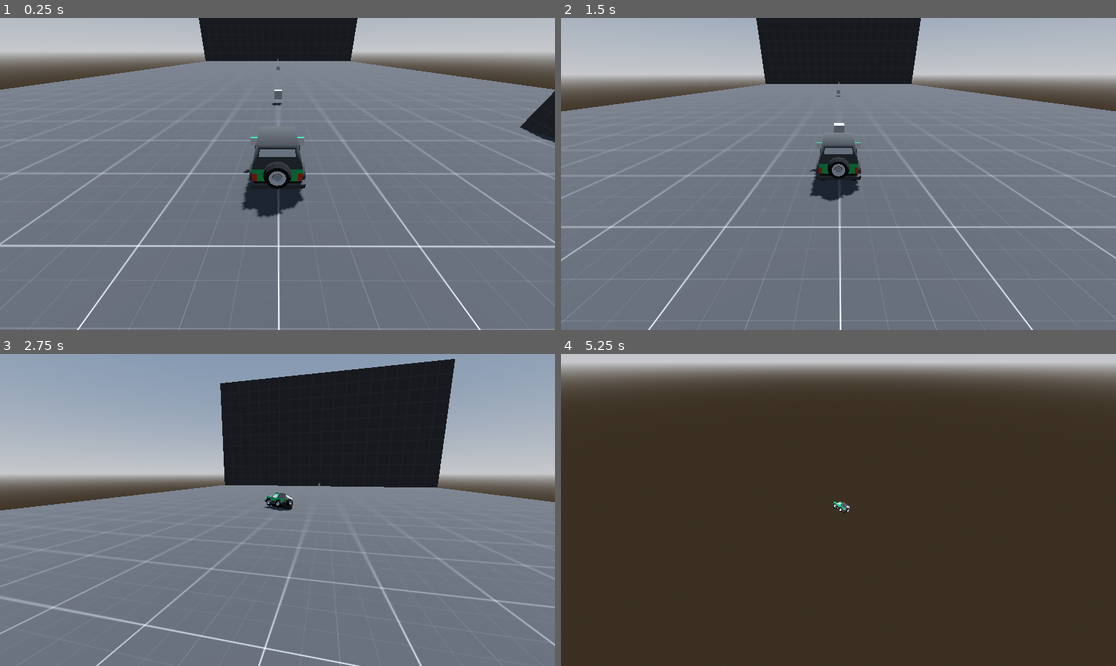
Above: before the commit, frames 1-4 (two rows, left to right).
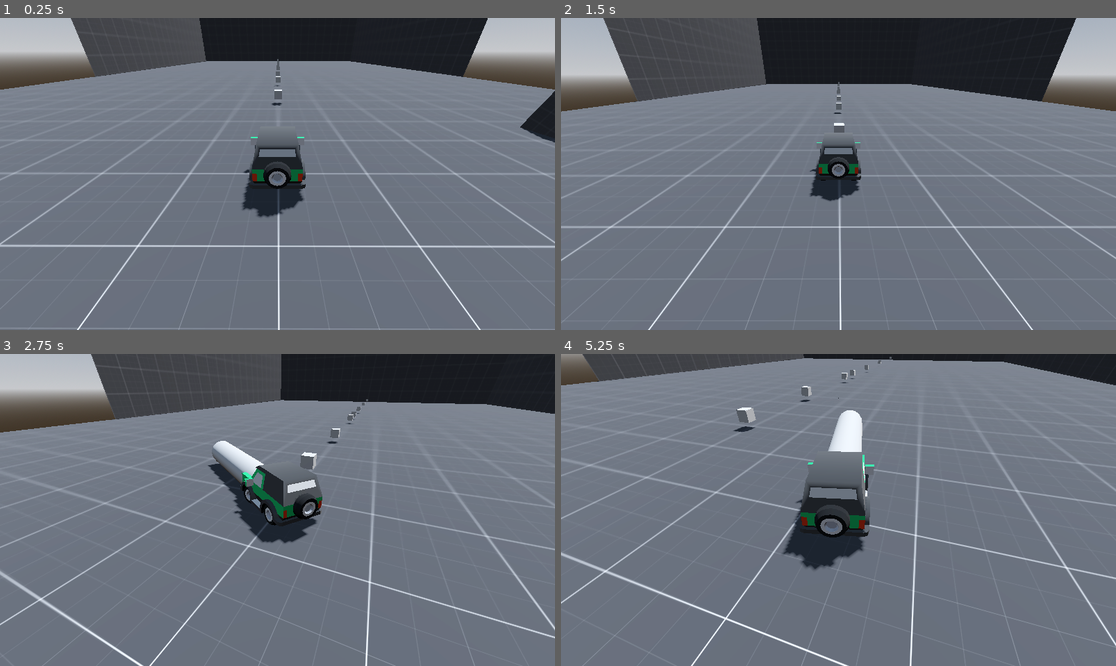
Above: after the commit, the same moments.

Repository: RedoxxGopk1ns/cart
Game: Godot game, scene res://tracks/test_scene.tscn
Same seed, same stepped clock (60 frames per second), same inputs: the game is played once before the commit and once after it.
Inputs:
- Up to frame 1 (0.25 s): no input
- Up to frame 2 (1.5 s): tap Enter at 0.5 s; hold Space (use_item) 0.53-1.28 s; hold W (accelerate) from 0.53 s (still down); tap Space (use_item) at 1.35 s
- Up to frame 3 (2.75 s): release W (accelerate) at 2.03 s; hold A (steer_left) from 2.03 s (still down); hold Space (use_item) from 2.03 s (still down)
- Up to frame 4 (5.25 s): release Space (use_item) at 2.78 s; tap Space (use_item) at 2.85, 4.35 s; release A (steer_left) at 3.53 s; hold S (brake) 3.53-4.28 s; hold Space (use_item) 3.53-4.28 s; tap B (debug_button, bound only after the commit) at 4.15 s; hold D (steer_right) 4.28-5.03 s; hold W (accelerate) from 5.03 s (still down); hold Space (use_item) from 5.03 s (still down)

The runs differ from the first frame. In frame 1, 7.1% of the frame differs, in the area x 12-88%, y 0-23%; in frame 2, 12%; in frame 3, 46%; in frame 4, 99%, in the area x 0-100%, y 0-100%.

Commit message:
v0.1

Diff:
--- a/car/car.gd
+++ b/car/car.gd
@@ -9,13 +9,14 @@
 
 var speed_input = 0
 var turn_input = 0
+var clamp_speed : float = 60
 
 @onready var car_mesh = $CarMesh
 @onready var body_mesh = $CarMesh/suv2
-@onready var ground_ray = $CarMesh/RayCast3D
+@onready var ground_ray = $"CarMesh/Ground Ray"
 @onready var right_wheel = $CarMesh/suv2/wheel_frontRight
 @onready var left_wheel = $CarMesh/suv2/wheel_frontLeft
-@onready var itemManager = $ItemManager
+@onready var itemManager = $CarMesh/ItemManager
 
 func _physics_process(delta):
 	car_mesh.position = position + sphere_offset
@@ -24,6 +25,10 @@
 
 	if ground_ray.is_colliding() :
 		apply_central_force(-car_mesh.global_transform.basis.z * speed_input)
+
+		#linear_velocity.limit_length(1)
+		#print(linear_velocity)
+
 
 func _process(delta):
 	if not ground_ray.is_colliding():
--- a/car/car.tscn
+++ b/car/car.tscn
@@ -307,11 +307,6 @@
 angular_damp = 10.0
 script = ExtResource("1_0cfhi")
 
-[node name="ItemManager" parent="." node_paths=PackedStringArray("player", "car", "ray") instance=ExtResource("2_5idd1")]
-player = NodePath("..")
-car = NodePath("../CarMesh")
-ray = NodePath("../CarMesh/RayCast3D")
-
 [node name="CollisionShape3D" type="CollisionShape3D" parent="."]
 shape = SubResource("SphereShape3D_ywja5")
 
@@ -322,6 +317,11 @@
 [node name="CarMesh" type="Node3D" parent="."]
 top_level = true
 
+[node name="ItemManager" parent="CarMesh" node_paths=PackedStringArray("player", "car", "groundRay") instance=ExtResource("2_5idd1")]
+player = NodePath("../..")
+car = NodePath("..")
+groundRay = NodePath("../Ground Ray")
+
 [node name="suv2" type="Node3D" parent="CarMesh"]
 
 [node name="body" type="MeshInstance3D" parent="CarMesh/suv2"]
@@ -354,5 +354,5 @@
 mesh = SubResource("ArrayMesh_hdr0s")
 skeleton = NodePath("")
 
-[node name="RayCast3D" type="RayCast3D" parent="CarMesh"]
+[node name="Ground Ray" type="RayCast3D" parent="CarMesh"]
 transform = Transform3D(1, 0, 0, 0, 1, 0, 0, 0, 1, 2.08165e-12, 0.5, 2.08165e-12)
--- a/items/boost/itemboost.gd
+++ b/items/boost/itemboost.gd
@@ -7,11 +7,11 @@
 func use(itemManager : ItemManager):
 	var player = itemManager.player
 	var car = itemManager.car
-	if itemManager.ray.is_colliding():
+	if itemManager.groundRay.is_colliding():
 		player.apply_central_force(-car.global_transform.basis.z * speed_percent * player.acceleration)
-	itemManager.activeItem = self
+	itemManager.activeItem.append(self)
 	await itemManager.get_tree().create_timer(1.5).timeout
-	itemManager.removeActiveItem()
+	itemManager.removeActiveItem(self)
 	return
 
 func update(itemManager : ItemManager, delta) :
--- a/items/box/item_box.gd
+++ b/items/box/item_box.gd
@@ -1,5 +1,7 @@
 class_name ItemBox
 extends Area3D
+
+@export var items_list : Array[ItemResource] =[]
 
 @onready var shape : CollisionShape3D = $CollisionShape3D
 @onready var mesh : MeshInstance3D = $CollisionShape3D/MeshInstance3D
@@ -15,11 +17,11 @@
 
 func _on_body_entered(player: RigidBody3D) -> void:
 	if player.itemManager.item1 == null :
-		player.itemManager.item1 = ItemBoostResource.new()
-		print("picked up boost 1")
+		player.itemManager.item1 = pick_random_item()
+		print("picked up ")
 	elif player.itemManager.item2 == null:
-		player.itemManager.item2 = ItemBoostResource.new()
-		print("picked up boost 2")
+		player.itemManager.item2 = pick_random_item()
+		print("picked up ")
 
 
 	mesh.visible = false
@@ -31,3 +33,9 @@
 	mesh.visible = true
 	set_deferred("monitoring",true)
 	set_deferred("monitored",false)
+
+func pick_random_item() -> ItemResource:
+	var chosen_value : ItemResource = null
+	if !items_list.is_empty():
+		chosen_value = items_list.pick_random()
+	return chosen_value
--- a/items/box/item_box.tscn
+++ b/items/box/item_box.tscn
@@ -1,6 +1,19 @@
-[gd_scene load_steps=4 format=3 uid="uid://bo1any30nnn4h"]
+[gd_scene load_steps=9 format=3 uid="uid://bo1any30nnn4h"]
 
 [ext_resource type="Script" path="res://items/box/item_box.gd" id="1_e7tgt"]
+[ext_resource type="Script" path="res://items/resources/item.gd" id="2_is6l6"]
+[ext_resource type="Script" path="res://items/boost/itemboost.gd" id="3_3ul0f"]
+[ext_resource type="Script" path="res://items/laser/itemlaser.gd" id="5_l5upn"]
+
+[sub_resource type="Resource" id="Resource_6ioo3"]
+script = ExtResource("3_3ul0f")
+speed_percent = 50.0
+duration = 1.0
+
+[sub_resource type="Resource" id="Resource_4fuk7"]
+script = ExtResource("5_l5upn")
+length = 2.0
+duration = 1.0
 
 [sub_resource type="BoxShape3D" id="BoxShape3D_atjsy"]
 size = Vector3(0.5, 0.5, 0.5)
@@ -12,6 +25,7 @@
 collision_layer = 3
 collision_mask = 3
 script = ExtResource("1_e7tgt")
+items_list = Array[ExtResource("2_is6l6")]([SubResource("Resource_6ioo3"), SubResource("Resource_4fuk7")])
 
 [node name="CollisionShape3D" type="CollisionShape3D" parent="."]
 shape = SubResource("BoxShape3D_atjsy")
--- /dev/null
+++ b/items/green shell/green_shell.gd
@@ -0,0 +1,8 @@
+extends RigidBody3D
+
+var ownerl
+var hit
+@export var speed : float = 10
+
+func _ready() -> void:
+	apply_central_force(-global_transform.basis.z * speed)
--- /dev/null
+++ b/items/green shell/green_shell.tscn
@@ -0,0 +1,24 @@
+[gd_scene load_steps=5 format=3 uid="uid://c5wq5buynlo6o"]
+
+[ext_resource type="Script" path="res://items/green shell/green_shell.gd" id="1_rds3s"]
+
+[sub_resource type="SphereShape3D" id="SphereShape3D_8oj3t"]
+
+[sub_resource type="SphereMesh" id="SphereMesh_f1354"]
+
+[sub_resource type="SphereShape3D" id="SphereShape3D_wq87o"]
+radius = 0.8
+
+[node name="GreenShell" type="RigidBody3D"]
+script = ExtResource("1_rds3s")
+
+[node name="CollisionShape3D" type="CollisionShape3D" parent="."]
+shape = SubResource("SphereShape3D_8oj3t")
+
+[node name="MeshInstance3D" type="MeshInstance3D" parent="."]
+mesh = SubResource("SphereMesh_f1354")
+
+[node name="Area3D" type="Area3D" parent="."]
+
+[node name="CollisionShape3D" type="CollisionShape3D" parent="Area3D"]
+shape = SubResource("SphereShape3D_wq87o")
--- /dev/null
+++ b/items/green shell/itemgreenshell.gd
@@ -0,0 +1,23 @@
+class_name ItemGreenShellResource
+extends ItemResource
+
+var shell = preload("res://items/green shell/green_shell.tscn").instantiate()
+
+func use(itemManager : ItemManager):
+	var player = itemManager.player
+	var car = itemManager.car
+
+	#create shell independent
+	#apply_central_force(-shell * speed_input)
+	itemManager.activeItem.append(self)
+
+	await itemManager.get_tree().create_timer(5).timeout
+
+	itemManager.removeActiveItem(self)
+
+	shell.queue_free()
+	return
+
+func update(itemManager : ItemManager, delta) :
+
+	pass
--- /dev/null
+++ b/items/laser/itemlaser.gd
@@ -0,0 +1,28 @@
+class_name ItemLaserResource
+extends ItemResource
+
+@export var length : float = 2
+@export var duration : float = 1
+var laser = load("res://items/laser/laser.tscn").instantiate()
+var end : bool = false
+
+func use(itemManager : ItemManager):
+	var player = itemManager.player
+	var car = itemManager.car
+
+	itemManager.add_child(laser)
+	itemManager.activeItem.append(self)
+
+	await itemManager.get_tree().create_timer(1).timeout
+	end = true
+
+	return
+
+func update(itemManager : ItemManager, delta) :
+
+	laser.force_shapecast_update()
+	if laser.is_colliding():
+		print("collided")
+	if end:
+		itemManager.removeActiveItem(self)
+		laser.queue_free()
--- /dev/null
+++ b/items/laser/laser.tscn
@@ -0,0 +1,20 @@
+[gd_scene load_steps=3 format=3 uid="uid://cvq1txnfpvnra"]
+
+[sub_resource type="CylinderShape3D" id="CylinderShape3D_3i3gi"]
+height = 5.0
+
+[sub_resource type="CylinderMesh" id="CylinderMesh_4ct30"]
+height = 5.0
+radial_segments = 16
+
+[node name="Laser" type="ShapeCast3D"]
+transform = Transform3D(1, 0, 0, 0, -4.37114e-08, -1, 0, 1, -4.37114e-08, 0, 0.504918, 0)
+shape = SubResource("CylinderShape3D_3i3gi")
+target_position = Vector3(0, -2.5, 0)
+max_results = 10
+collision_mask = 3
+
+[node name="MeshInstance3D" type="MeshInstance3D" parent="."]
+transform = Transform3D(1, 0, 0, 0, 1, 0, 0, 0, 1, 0, -2.5, 0)
+layers = 3
+mesh = SubResource("CylinderMesh_4ct30")
--- a/items/resources/item_manager.gd
+++ b/items/resources/item_manager.gd
@@ -3,14 +3,18 @@
 
 @export var player : RigidBody3D
 @export var car : Node3D
-@export var ray : RayCast3D
+@export var groundRay : RayCast3D
 @export var item1 : ItemResource = null
 @export var item2 : ItemResource = null
-@export var activeItem : ItemResource = null
+@export var activeItem : Array[ItemResource] = []
 
 func _unhandled_input(event: InputEvent) -> void:
 	if event is InputEventKey and event.is_action_pressed("use_item"):
 		useItem()
+	#if event is InputEventKey and event.is_action_pressed("debug_button"):
+		#var laser = preload("res://items/laser/laser.tscn").instantiate()
+		#print(laser.get_children())
+		#add_child(laser)
 
 
 func useItem():
@@ -22,10 +26,13 @@
 			item2= null
 	else : print("NO ITEMS")
 
-func removeActiveItem():
-	activeItem = null
+func removeActiveItem(item : ItemResource):
+	activeItem.erase(item)
 
 func update(delta):
 
-	if activeItem != null:
-		activeItem.update(self,delta)
+	if !activeItem.is_empty():
+		for i in (activeItem.size()-1):
+			if activeItem[i]:
+				activeItem[i].update(self,delta)
+				print(activeItem[i])
--- a/project.godot
+++ b/project.godot
@@ -49,3 +49,8 @@
 "events": [Object(InputEventKey,"resource_local_to_scene":false,"resource_name":"","device":-1,"window_id":0,"alt_press …(191 unchanged characters)…
 ]
 }
+debug_button={
+"deadzone": 0.5,
+"events": [Object(InputEventKey,"resource_local_to_scene":false,"resource_name":"","device":-1,"window_id":0,"alt_pressed":false,"shift_pressed":false,"ctrl_pressed":false,"meta_pressed":false,"pressed":false,"keycode":0,"physical_keycode":66,"key_label":0,"unicode":98,"location":0,"echo":false,"script":null)
+]
+}
--- a/tracks/test_scene.tscn
+++ b/tracks/test_scene.tscn
@@ -1,9 +1,11 @@
-[gd_scene load_steps=14 format=3 uid="uid://dov4h4ifh60v7"]
+[gd_scene load_steps=17 format=3 uid="uid://dov4h4ifh60v7"]
 
 [ext_resource type="Texture2D" uid="uid://0wof2ikeolop" path="res://assets/texture_01.png" id="1_tlv30"]
 [ext_resource type="Script" path="res://car/Camera3D.gd" id="2_bjt2j"]
 [ext_resource type="PackedScene" uid="uid://cvh0fwg53wpus" path="res://car/car.tscn" id="3_vrjvt"]
 [ext_resource type="PackedScene" uid="uid://bo1any30nnn4h" path="res://items/box/item_box.tscn" id="4_vgadf"]
+[ext_resource type="Script" path="res://items/resources/item.gd" id="5_bisl3"]
+[ext_resource type="Script" path="res://items/laser/itemlaser.gd" id="6_phvoy"]
 
 [sub_resource type="ProceduralSkyMaterial" id="ProceduralSkyMaterial_74a4f"]
 sky_horizon_color = Color(0.64625, 0.65575, 0.67075, 1)
@@ -39,6 +41,11 @@
 
 [sub_resource type="ConcavePolygonShape3D" id="ConcavePolygonShape3D_md76x"]
 data = PackedVector3Array(-2, 1, 4, 2, 1, 4, -2, -1, 4, 2, 1, 4, 2, -1, 4, -2, -1, 4, 2, 1, -4, -2, 1, -4, 2, -1, -4, - …(284 unchanged characters)…
+
+[sub_resource type="Resource" id="Resource_4fuk7"]
+script = ExtResource("6_phvoy")
+length = 2.0
+duration = 1.0
 
 [node name="TestScene" type="Node3D"]
 
@@ -80,6 +87,28 @@
 transform = Transform3D(1, 0, 0, 0, 1, 0, 0, 0, 1, 2.08165e-12, -0.25, 2.08165e-12)
 shape = SubResource("BoxShape3D_cvbi4")
 
+[node name="Ground4" type="MeshInstance3D" parent="."]
+transform = Transform3D(-4.37114e-08, -1, 4.37114e-08, 0, -4.37114e-08, -1, 1, -4.37114e-08, 1.91069e-15, 25.0357, 0, -50.4817)
+mesh = SubResource("PlaneMesh_8ah1i")
+skeleton = NodePath("../Ground2")
+
+[node name="Ground" type="StaticBody3D" parent="Ground4"]
+
+[node name="CollisionShape3D" type="CollisionShape3D" parent="Ground4/Ground"]
+transform = Transform3D(1, 0, 0, 0, 1, 0, 0, 0, 1, 2.08165e-12, -0.25, 2.08165e-12)
+shape = SubResource("BoxShape3D_cvbi4")
+
+[node name="Ground5" type="MeshInstance3D" parent="."]
+transform = Transform3D(-4.37114e-08, 1, -4.37114e-08, 0, -4.37114e-08, -1, -1, -4.37114e-08, 1.91069e-15, -24.8102, 0, -50.471)
+mesh = SubResource("PlaneMesh_8ah1i")
+skeleton = NodePath("../Ground2")
+
+[node name="Ground" type="StaticBody3D" parent="Ground5"]
+
+[node name="CollisionShape3D" type="CollisionShape3D" parent="Ground5/Ground"]
+transform = Transform3D(1, 0, 0, 0, 1, 0, 0, 0, 1, 2.08165e-12, -0.25, 2.08165e-12)
+shape = SubResource("BoxShape3D_cvbi4")
+
 [node name="Camera3D" type="Camera3D" parent="." node_paths=PackedStringArray("target")]
 transform = Transform3D(1, 0, 0, 0, 1, 0, 0, 0, 1, 0, 3, 6)
 script = ExtResource("2_bjt2j")
@@ -99,11 +128,32 @@
 
 [node name="item_box" parent="." instance=ExtResource("4_vgadf")]
 transform = Transform3D(1, 0, 0, 0, 1, 0, 0, 0, 1, 0, 0.562106, -8.98397)
+items_list = Array[ExtResource("5_bisl3")]([SubResource("Resource_4fuk7")])
 
 [node name="item_box3" parent="." instance=ExtResource("4_vgadf")]
 transform = Transform3D(1, 0, 0, 0, 1, 0, 0, 0, 1, 0, 0.562106, -32.5632)
 
 [node name="item_box2" parent="." instance=ExtResource("4_vgadf")]
 transform = Transform3D(1, 0, 0, 0, 1, 0, 0, 0, 1, 0, 0.562106, -71.5363)
+items_list = Array[ExtResource("5_bisl3")]([SubResource("Resource_4fuk7")])
+
+[node name="item_box4" parent="." instance=ExtResource("4_vgadf")]
+transform = Transform3D(1, 0, 0, 0, 1, 0, 0, 0, 1, 0, 0.562106, -54.8105)
+items_list = Array[ExtResource("5_bisl3")]([SubResource("Resource_4fuk7")])
+
+[node name="item_box5" parent="." instance=ExtResource("4_vgadf")]
+transform = Transform3D(1, 0, 0, 0, 1, 0, 0, 0, 1, 0, 0.562106, -43.2963)
+items_list = Array[ExtResource("5_bisl3")]([SubResource("Resource_4fuk7")])
+
+[node name="item_box6" parent="." instance=ExtResource("4_vgadf")]
+transform = Transform3D(1, 0, 0, 0, 1, 0, 0, 0, 1, 0, 0.562106, -35.8126)
+items_list = Array[ExtResource("5_bisl3")]([SubResource("Resource_4fuk7")])
+
+[node name="item_box7" parent="." instance=ExtResource("4_vgadf")]
+transform = Transform3D(1, 0, 0, 0, 1, 0, 0, 0, 1, 0, 0.562106, -23.5754)
+items_list = Array[ExtResource("5_bisl3")]([SubResource("Resource_4fuk7")])
+
+[node name="item_box8" parent="." instance=ExtResource("4_vgadf")]
+transform = Transform3D(1, 0, 0, 0, 1, 0, 0, 0, 1, 0, 0.562106, -17.2604)
 
 [editable path="Car"]
Not shown, changed: readme.txt
